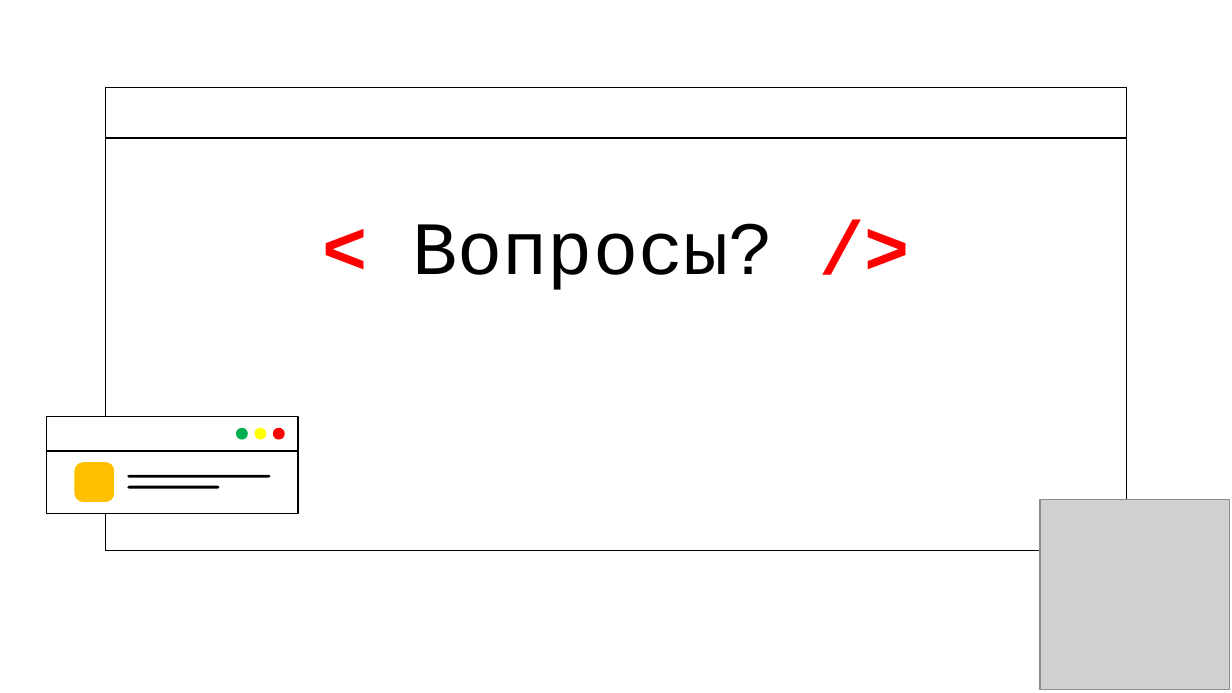
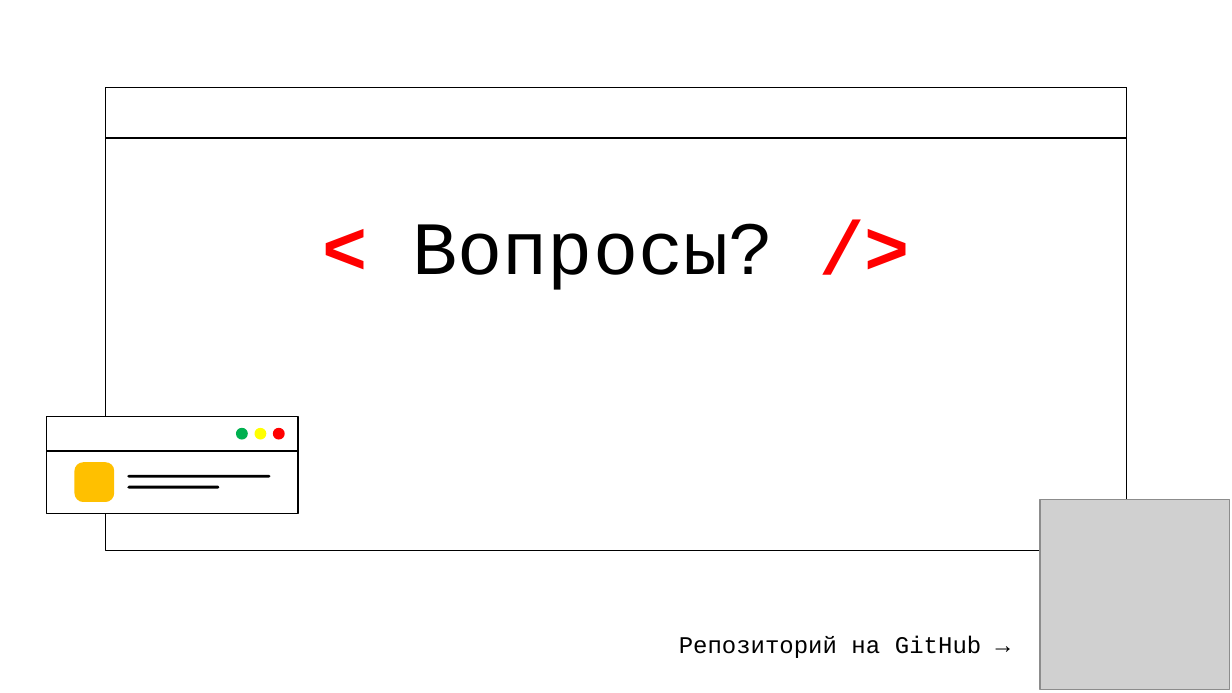
Before and after one commit to Vaynbaum/lecture-oauth, a slide deck: slide 21 of lecture.pptx. Drawn at 1232x693 pixels with LibreOffice and Linux fonts; fonts in the diff are those of the drawing; grey boxes stand for pictures. Boxes give left, top, right and bottom in pixels: in the first picture for what was removed or moved away, otherwise in the second. Text is boxed around its words. In the diff, an @@ line names an element or a change of style, - is before the commit and + after.

```diff
--- a/lecture.pptx
+++ b/lecture.pptx
@@ text added at (679,636,981,658), 14 pt, text #000000 @@
+Репозиторий на GitHub →
```
Also in this commit, not shown: 7 other slides changed.
